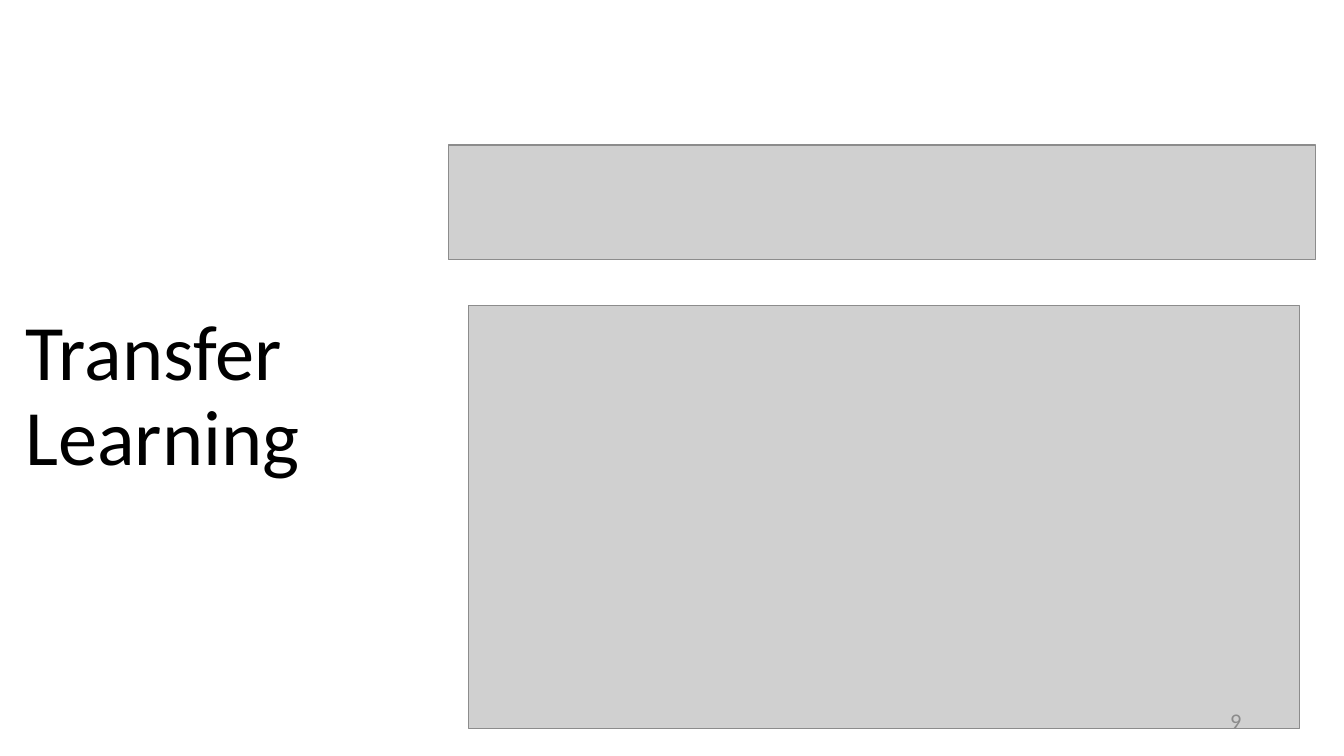
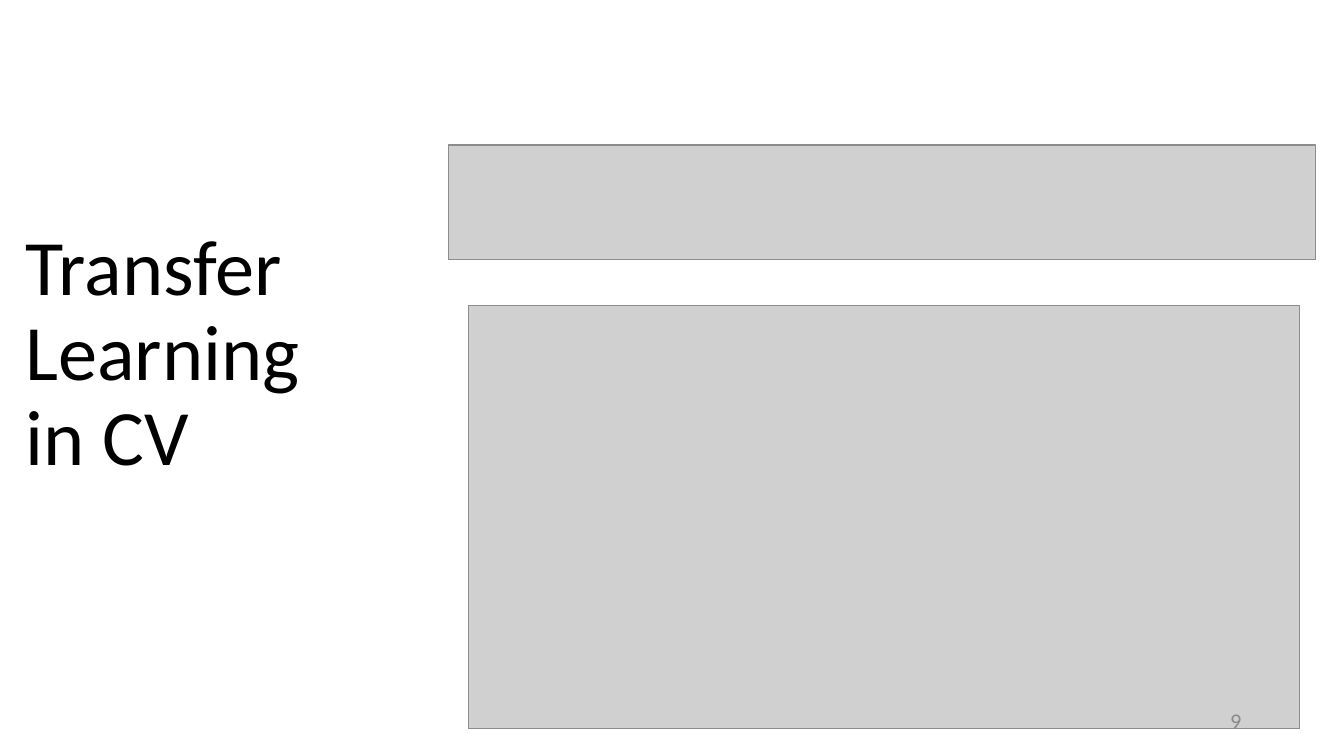
Before and after one commit to motazsaad/NLP-Theresa, a slide deck: slide 9 of slides/LLMs/08 Transfer learning (finetunning).pptx. Drawn at 1344x756 pixels with LibreOffice and Linux fonts; fonts in the diff are those of the drawing; grey boxes stand for pictures. Boxes give left, top, right and bottom in pixels: in the first picture for what was removed or moved away, otherwise in the second. Text is boxed around its words. In the diff, an @@ line names an element or a change of style, - is before the commit and + after.

```diff
--- a/slides/LLMs/08 Transfer learning (finetunning).pptx
+++ b/slides/LLMs/08 Transfer learning (finetunning).pptx
@@ title at <box>25,241,299,466</box>: text changed @@
-Transfer Learning
+Transfer Learning
+in CV
```
Also in this commit, not shown: 5 other slides changed, 2 slides added, 1 other file.
